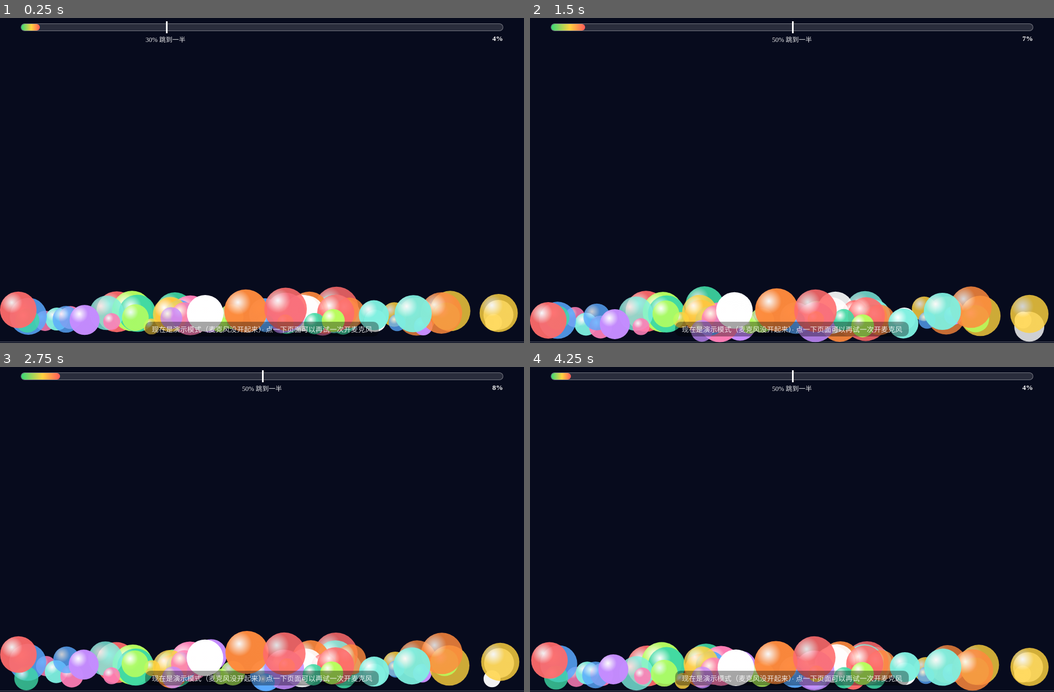
Above: before the commit, frames 1-4 (two rows, left to right).
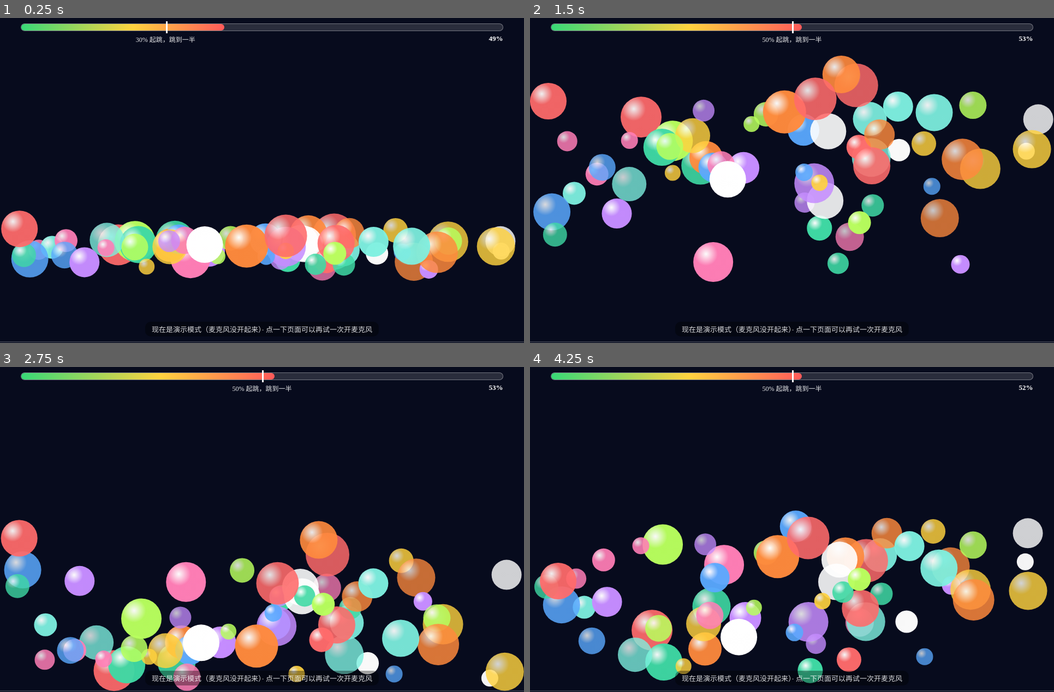
Above: after the commit, the same moments.

Repository: GGBondIII/shengyin-qiangruo-games
Game: browser game, page yinlangqiu.html
Two runs of this game, one before a commit and one after it. Both use one fixed random seed, a clock stepped at 60 frames per second and the inputs below.
Inputs (mouse positions are in pixels of both pictures, inside the frame that each line leads up to):
- Up to frame 1 (0.25 s): no input
- Up to frame 2 (1.5 s): click (792, 180) at 0.27 s; click (792, 213) at 1.07 s; click (792, 27) at 1.27 s
- Up to frame 3 (2.75 s): click (157, 497) at 1.67 s; click (262, 376) at 1.87 s; click (262, 376) at 2.02 s; press the mouse at (366, 480) at 2.27 s; release the mouse at (262, 464) at 2.4 s; click (262, 376) at 2.47 s
- Up to frame 4 (4.25 s): click (870, 594) at 2.87 s; click (792, 376) at 3.07 s; click (661, 610) at 3.47 s; click (792, 376) at 3.67 s; press the mouse at (792, 464) at 4.07 s; release the mouse at (739, 643) at 4.2 s

The runs differ from the first frame. In frame 1, 24% of the frame differs, in the area x 0-99%, y 1-98%; in frame 2, 34%, in the area x 0-100%, y 1-100%; in frame 3, 26%; in frame 4, 30%.

Commit message:
音浪球v8（按用户确认的5条）：阈值线=起跳线（未达完全静止），达到线（默认30%）跳到半屏，线+45%到屏顶，再往上频率加快；新增尺寸看门狗，内嵌页尺寸报小/变化时自动重新铺满；演示模式改为音量自动扫一遍

Diff:
--- a/yinlangqiu.html
+++ b/yinlangqiu.html
@@ -27,7 +27,7 @@
     <div id="volFill"></div>
     <div id="volMark"></div>
   </div>
-  <div id="volMarkLabel">30% 跳到一半</div>
+  <div id="volMarkLabel">30% 起跳，跳到一半</div>
   <div id="volText">0%</div>
 </div>
 <div id="hint">正在准备…</div>
@@ -47,7 +47,7 @@
     threshold = Math.max(0.05, Math.min(0.95, v));
     volMark.style.left = (threshold * 100) + '%';
     volMarkLabel.style.left = (threshold * 100) + '%';
-    volMarkLabel.textContent = Math.round(threshold * 100) + '% 跳到一半';
+    volMarkLabel.textContent = Math.round(threshold * 100) + '% 起跳，跳到一半';
   }
   function thresholdFromEvent(e) {
     var rect = volTrack.getBoundingClientRect();
@@ -70,6 +70,7 @@
   var level = 0, targetLevel = 0;
   var mode = 'idle'; // idle | mic | demo（麦克风不可用时自动演示）
   var audioCtx = null, analyser = null, stream = null, dataArray = null;
+  var demoStart = 0;
   var lastW = 0, lastH = 0;
   function viewSize() {
     var w = window.innerWidth || 0, h = window.innerHeight || 0;
@@ -81,21 +82,21 @@
     return { w: Math.max(320, w), h: Math.max(200, h) };
   }
   function resize() {
-    var oldW = lastW, oldH = lastH;
     var s = viewSize();
+    var changed = (s.w !== W) || (s.h !== H);
     W = s.w; H = s.h;
     if (!balls.length) { initBalls(); }
-    else if (oldW > 0 && oldH > 0 && (W !== oldW || H !== oldH)) {
-      // 窗口变了：横向按比例挪，纵向一律落回新底部
-      var sx = W / oldW;
+    else if (changed) {
+      // 尺寸变了（包括内嵌浏览器一开始报小、后来才报真实尺寸）：按各自的横向比例重新铺满，纵向落回新底部
       balls.forEach(function (b) {
-        b.x = Math.min(Math.max(b.x * sx, b.r), W - b.r);
+        b.x = b.r + b.xFrac * Math.max(10, W - 2 * b.r);
         b.baseY = H - b.r - 2;
         if (b.y > b.baseY) b.y = b.baseY;
+        if (b.x < b.r) b.x = b.r; if (b.x > W - b.r) b.x = W - b.r;
       });
     }
     lastW = W; lastH = H;
-    render(Date.now() / 1000);
+    render();
   }
   function initBalls() {
     balls = [];
@@ -109,7 +110,8 @@
       el.style.height = (r * 2) + 'px';
       el.style.background = 'radial-gradient(circle at 32% 30%, #ffffff 0%, ' + color + ' 30%, ' + color + ' 100%)';
       stage.appendChild(el);
-      balls.push({ x: 30 + Math.random() * Math.max(60, W - 60), y: y, r: r, baseY: y, vy: 0, phase: Math.random() * Math.PI * 2, speed: 0.6 + Math.random() * 1.4, color: color, alpha: 0.75 + Math.random() * 0.25, el: el });
+      var xf = Math.random(); // 横向位置比例（0..1），窗口尺寸变了按这个比例重新铺满
+      balls.push({ x: r + xf * Math.max(10, W - 2 * r), xFrac: xf, y: y, r: r, baseY: y, vy: 0, phase: Math.random() * Math.PI * 2, speed: 0.6 + Math.random() * 1.4, color: color, alpha: 0.75 + Math.random() * 0.25, el: el });
       el.style.opacity = balls[i].alpha;
     }
   }
@@ -128,30 +130,31 @@
     try {
       lastFrameAt = Date.now();
       if (mode === 'demo') {
-        var now0 = Date.now() / 1000;
-        targetLevel = 0.05 + 0.03 * Math.sin(now0 * 0.9);
+        var tDemo = (Date.now() - demoStart) / 1000;
+        targetLevel = 0.5 + 0.45 * Math.sin(tDemo * 0.25); // 演示模式：假音量慢慢从低扫到高，整套效果自己演一遍
       }
       level += (targetLevel - level) * 0.18;
       if (Math.abs(targetLevel - level) < 0.002) level = targetLevel;
       volFill.style.width = Math.round(level * 100) + '%';
       volText.textContent = Math.round(level * 100) + '%';
       var now = Date.now() / 1000;
-      // 音量 → 跳高：达到阈值线 = 半屏高；阈值+45% = 满屏高；再往上高度封顶、频率加快
+      // 阈值线＝起跳线：没达到线，小球完全静止在底部；达到线就跳到半屏；线+45% 到屏顶；再往上高度封顶、频率加快
       var topPoint = Math.min(0.98, threshold + 0.45);
-      var hFrac, excess = 0;
-      if (level <= threshold) hFrac = threshold > 0 ? 0.5 * (level / threshold) : 0;
-      else if (level <= topPoint) hFrac = 0.5 + 0.5 * (level - threshold) / (topPoint - threshold);
-      else { hFrac = 1; excess = Math.min(1, (level - topPoint) / Math.max(0.02, 1 - topPoint)); }
+      var active = level >= threshold;
+      var hFrac = 0, excess = 0;
+      if (active) {
+        if (level <= topPoint) hFrac = 0.5 + 0.5 * (level - threshold) / Math.max(0.02, topPoint - threshold);
+        else { hFrac = 1; excess = Math.min(1, (level - topPoint) / Math.max(0.02, 1 - topPoint)); }
+      }
       var k = 1 + excess * 1.2;        // 频率倍数：最高约 2.2 倍速
       var grav = 0.7 * k * k;          // 重力和初速同比例放大，高度不变、来回更快
       var apexPx = hFrac * Math.max(60, H - 90);
       balls.forEach(function (b) {
         if (b.y >= b.baseY - 0.5 && b.vy >= 0) {
-          // 落在底部：按目标高度算弹跳初速，安静时（音量≈0）就停在底部
-          if (level > 0.03 && apexPx > 2) {
+          // 落在底部：达到起跳线才弹起来，没达到就完全静止
+          if (active && apexPx > 2) {
             var f = 0.65 + 0.35 * (b.speed - 0.6) / 1.4; // 每个球高低错开，最快的达到目标高度
             b.vy = -Math.sqrt(2 * grav * apexPx * f) * (0.9 + Math.random() * 0.2);
-            if (b.vy > -1.2) b.vy = -1.2; // 有一点声音至少轻轻颤一下
           } else {
             b.vy = 0; b.y = b.baseY;
           }
@@ -182,7 +185,7 @@
     analyser = null; dataArray = null;
   }
   function startDemo() {
-    stopMic(); mode = 'demo'; targetLevel = 0.05; setHint();
+    stopMic(); mode = 'demo'; demoStart = Date.now(); targetLevel = 0.5; setHint();
   }
   function startMic() {
     if (mode === 'mic') return;
@@ -219,6 +222,13 @@
   window.addEventListener('pagehide', function () { startDemo(); });
   window.addEventListener('beforeunload', function () { startDemo(); });
   window.addEventListener('blur', function () { startDemo(); });
+  // 尺寸看门狗：内嵌浏览器可能一开始报个小尺寸、之后不发 resize 事件——每 0.4 秒核对一次真实尺寸，变了就重新铺满
+  setInterval(function () {
+    var s = viewSize();
+    if (Math.abs(s.w - lastW) > 4 || Math.abs(s.h - lastH) > 4) resize();
+  }, 400);
+  [300, 1000, 2500].forEach(function (ms) { setTimeout(resize, ms); });
+  window.addEventListener('load', resize);
   window.addEventListener('resize', resize);
   window.addEventListener('orientationchange', resize);
   resize();
